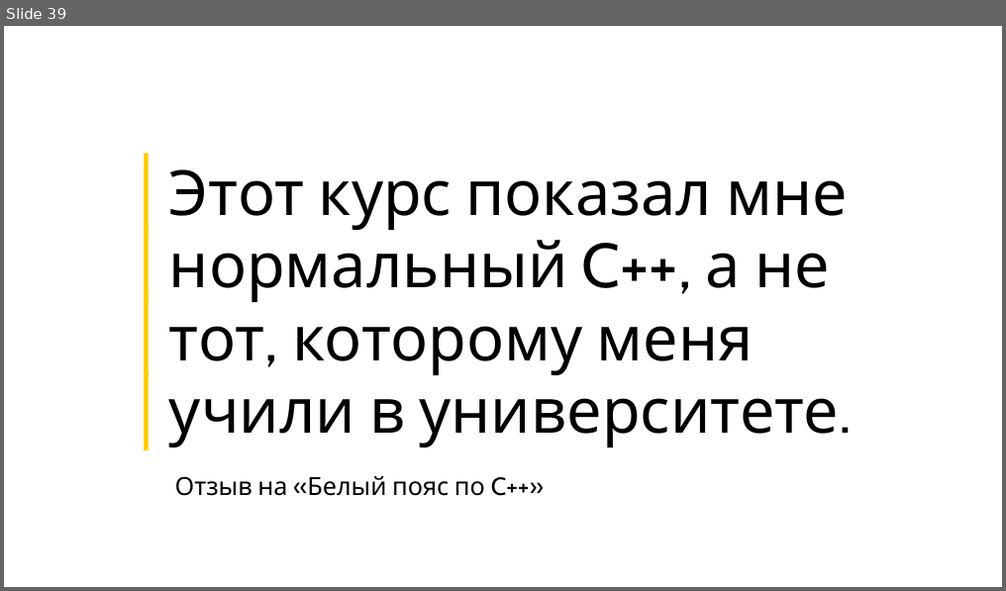
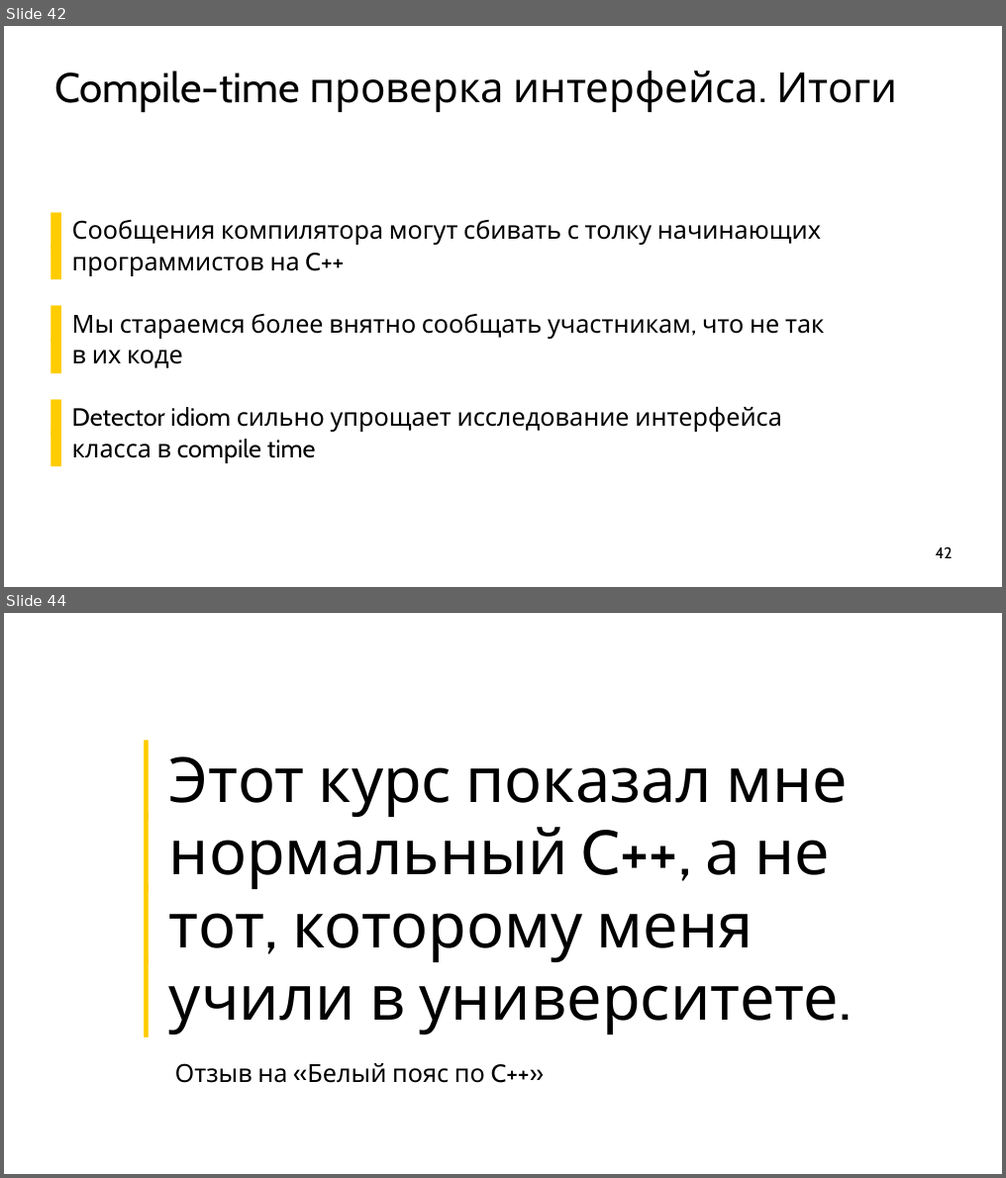
Before and after one commit to ishfb/cpprus18, a slide deck: slides.pptx. Shown one above the other, each under a label of ours: slide 39 before the commit, slides 42 and 44 after it; the slides between them are not shown. The pictures are 1006x591 and 1006x1178 pixels, drawn with LibreOffice and Linux fonts; fonts in the diff are those of the drawing. Boxes give left, top, right and bottom in pixels: in the first picture for what was removed or moved away, otherwise in the second. Text is boxed around its words. In the diff, an @@ line names an element or a change of style, - is before the commit and + after.

```diff
--- a/slides.pptx
+++ b/slides.pptx
@@ slide 42 added at (4,26,1002,587), background #FFFFFF @@
@@ title added at (54,71,897,112), 80 pt, text #000000 @@
+Compile-time проверка интерфейса. Итоги
@@ text added at (72,220,824,464), 48 pt, text #000000 @@
+  ▌ Сообщения компилятора могут сбивать с толку начинающих
+  ▌ программистов на C++
+  ▌ Мы стараемся более внятно сообщать участникам, что не так
+  ▌ в их коде
+  ▌ Detector idiom сильно упрощает исследование интерфейса
+  ▌ класса в compile time
@@ page number added at (936,547,952,559), 30 pt, text #000000 @@
+42
@@ what was slide 39 is now slide 44 @@
```
Also in this commit, not shown: 2 slides changed, 5 other slides added, 1 slide removed, 1 other file.
